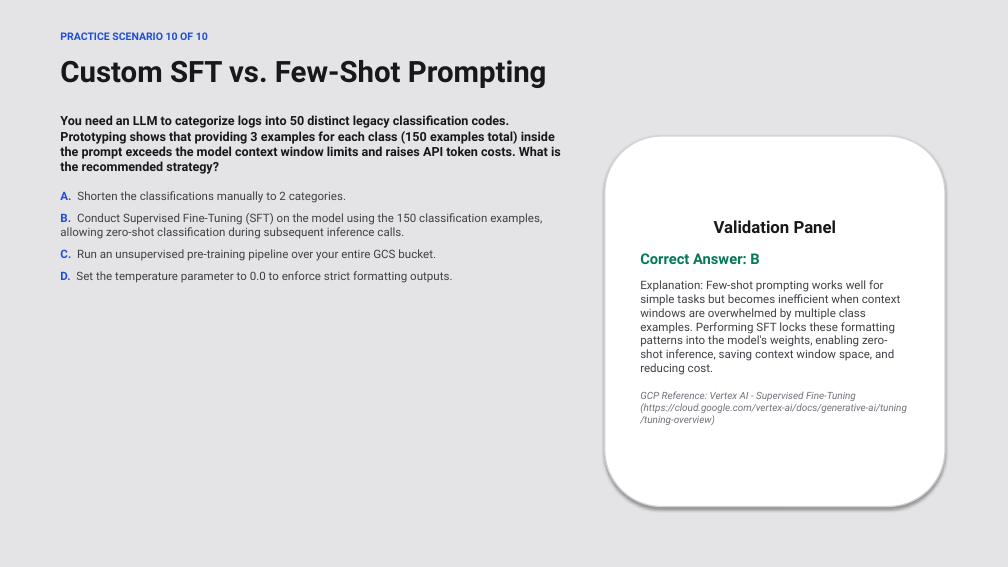
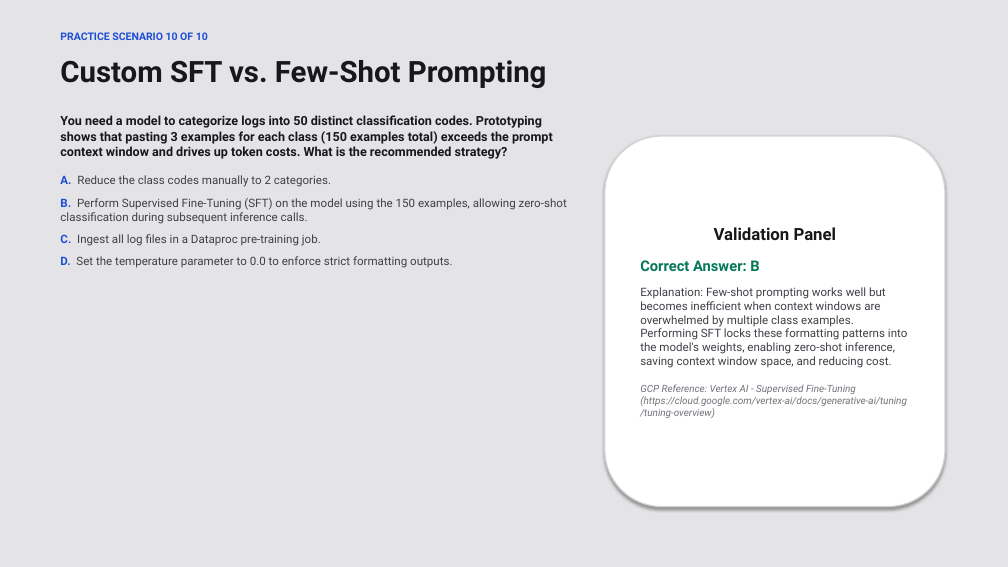
Before and after one commit to Bethana86/gcp-ml-training-hub, a slide deck: slide 22 of llm-presentation/Introduction_to_LLM.pptx. Drawn at 1008x567 pixels with LibreOffice and Linux fonts; fonts in the diff are those of the drawing. Boxes give left, top, right and bottom in pixels: in the first picture for what was removed or moved away, otherwise in the second. Text is boxed around its words. In the diff, an @@ line names an element or a change of style, - is before the commit and + after.

```diff
--- a/llm-presentation/Introduction_to_LLM.pptx
+++ b/llm-presentation/Introduction_to_LLM.pptx
@@ text at [60, 115, 567, 246]: text changed; bold on @@
-You need an LLM to categorize logs into 50 distinct legacy classification codes. Prototyping shows that providing 3 examples for each class (150 examples total) inside the prompt exceeds the model context window limits and raises API token costs. What is the recommended strategy?
-A. Shorten the classifications manually to 2 categories.
-B. Conduct Supervised Fine-Tuning (SFT) on the model using the 150 classification examples, allowing zero-shot classification during subsequent inference calls.
-C. Run an unsupervised pre-training pipeline over your entire GCS bucket.
+You need a model to categorize logs into 50 distinct classification codes. Prototyping shows that pasting 3 examples for each class (150 examples total) exceeds the prompt context window and drives up token costs. What is the recommended strategy?
+A. Reduce the class codes manually to 2 categories.
+B. Perform Supervised Fine-Tuning (SFT) on the model using the 150 examples, allowing zero-shot classification during subsequent inference calls.
+C. Ingest all log files in a Dataproc pre-training job.
@@ text in rounded rectangle at [640, 287, 907, 368]: text changed @@
-Explanation: Few-shot prompting works well for simple tasks but becomes inefficient when context windows are overwhelmed by multiple class examples. Performing SFT locks these formatting patterns into the model's weights, enabling zero-shot inference, saving context window space, and reducing cost.
+Explanation: Few-shot prompting works well but becomes inefficient when context windows are overwhelmed by multiple class examples. Performing SFT locks these formatting patterns into the model's weights, enabling zero-shot inference, saving context window space, and reducing cost.
```
Also in this commit, not shown: 21 other slides changed, 2 other files.
